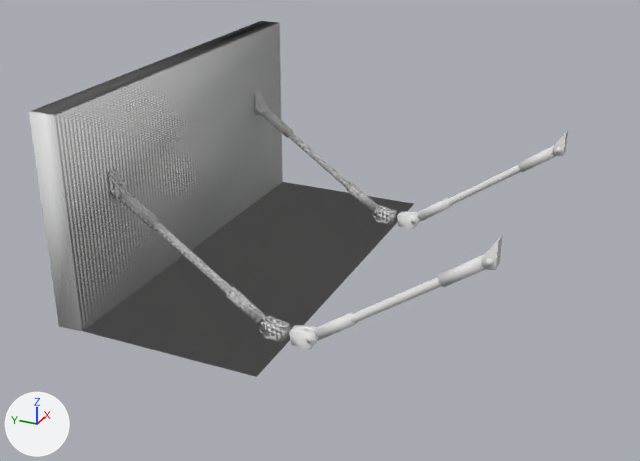
The Blender file models/editor/under_half_pan/under_half_pan.blend: old version first, new version second.
Both versions are drawn from a 50 mm lens placed at (-235.4, -95.3, 67.3), pointed at (-9.8, 6.2, -45.6). Lighting does not change. The marker at lower left points along +X, +Y and +Z. The same objects are shown in both versions, whatever each file hides. Materials are left out; every surface is plain grey.

The older version as bpy lines, for what is in view:
```python
ob_bee2_half_panel_50s_ref = bpy.data.objects.new('bee2_half_panel_50s_ref', me_bee2_half_panel_50s_ref_002)
ob_bee2_half_panel_50s_ref.location = (0.0, 0.0, 0.0)
ob_bee2_half_panel_50s_ref.rotation_euler = (0.0, 0.0, 3.142)  # degrees (0, 0, 180)
ob_bee2_half_panel_70s_ref = bpy.data.objects.new('bee2_half_panel_70s_ref', me_bee2_half_panel_50s_ref_003)
ob_bee2_half_panel_70s_ref.location = (0.0, 0.0, 0.0)
ob_bee2_half_panel_70s_ref.rotation_euler = (0.0, 0.0, 3.142)  # degrees (0, 0, 180)
ob_bee2_half_panel_80s_ref = bpy.data.objects.new('bee2_half_panel_80s_ref', me_bee2_half_panel_80s_ref)
ob_bee2_half_panel_80s_ref.location = (0.0, 0.0, 0.0)
ob_bee2_half_panel_80s_ref.rotation_euler = (0.0, 0.0, 3.142)  # degrees (0, 0, 180)
ob_fling_support_01 = bpy.data.objects.new('fling_support_01', me_fling_support_01_reference)
ob_fling_support_01.location = (0.0, 0.0, 0.0)
ob_fling_support_01.rotation_euler = (0.96, 0.0, 3.142)  # degrees (55, 0, 180)
```
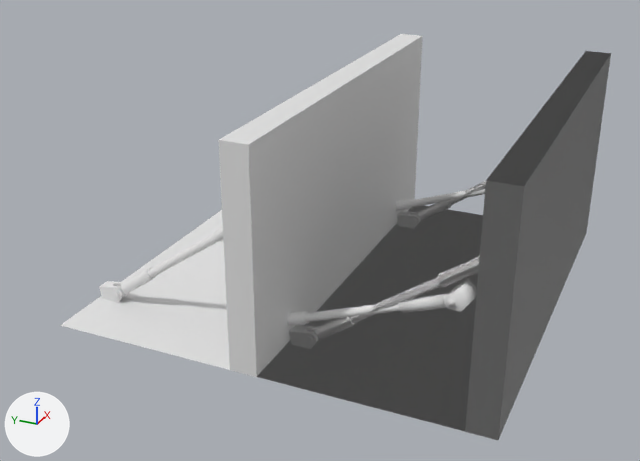
Patch to the scene script:
```diff
--- a/models/editor/under_half_pan/under_half_pan.blend.py
+++ b/models/editor/under_half_pan/under_half_pan.blend.py
@@ me_bee2_half_panel_80s_ref @@
 # used by ob_bee2_half_panel_80s_ref; location = (0.0, 0.0, 0.0); rotation_euler = (0.0, 0.0, 3.142), in degrees (0, 0, 180)
-me_bee2_half_panel_80s_ref.from_pydata(...)  # 572 vertices, 792 faces; spans x -64.0..64.5, y -64.0..0.0, z -64.0..0.0
+me_bee2_half_panel_80s_ref.from_pydata(...)  # 574 vertices, 792 faces; spans x -64.0..64.0, y 0.0..64.0, z -64.0..0.0
+# me_bee2_half_panel_80s_ref part 1: the loose piece of 55 vertices spanning x -46.0..-42.0, y -8.9..-0.7, z -64.0..-58.9 is moved by (0.0, 64.0, 0.0)
+# me_bee2_half_panel_80s_ref part 2: the loose piece of 42 vertices spanning x -45.7..-42.3, y -19.8..-5.3, z -62.5..-51.1 is moved by (0.0, 64.0, 0.0)
+# me_bee2_half_panel_80s_ref part 3: the loose piece of 42 vertices spanning x -45.7..-42.3, y -56.0..-41.4, z -37.3..-25.9 is moved by (0.0, 64.0, 0.0)
+# me_bee2_half_panel_80s_ref part 4: the loose piece of 24 vertices spanning x -45.2..-42.8, y -43.2..-18.1, z -53.5..-35.0 is moved by (0.0, 64.0, 0.0)
+# me_bee2_half_panel_80s_ref part 5: the loose piece of 4 vertices spanning x -64.0..64.0, y -56.0..0.0, z -63.9 is moved by (0.0, 64.0, 0.0)
+# me_bee2_half_panel_80s_ref part 6: the loose piece of 8 vertices spanning x -64.0..64.5, y -64.0..-56.0, z -64.0..0.0 is deleted
+# me_bee2_half_panel_80s_ref part 7: 10 vertices added at x -64.0..64.0, y 0.0..8.0, z -64.0..0.0
@@ ob_fling_support_01 @@
 ob_fling_support_01.location = (0.0, 0.0, 0.0)
-ob_fling_support_01.rotation_euler = (0.96, 0.0, 3.142)  # degrees (55, 0, 180)
@@ ob_bee2_half_panel_70s_ref @@
-ob_bee2_half_panel_70s_ref = bpy.data.objects.new('bee2_half_panel_70s_ref', me_bee2_half_panel_50s_ref_003)
+ob_bee2_half_panel_70s_ref = bpy.data.objects.new('bee2_half_panel_70s_ref', me_bee2_half_panel_50s_ref_002)
 ob_bee2_half_panel_70s_ref.location = (0.0, 0.0, 0.0)
-ob_bee2_half_panel_70s_ref.rotation_euler = (0.0, 0.0, 3.142)  # degrees (0, 0, 180)
+_m = ob_bee2_half_panel_70s_ref.modifiers.new('EdgeSplit', 'EDGE_SPLIT')
+_m.split_angle = 0.606
@@ ob_bee2_half_panel_50s_ref @@
-ob_bee2_half_panel_50s_ref = bpy.data.objects.new('bee2_half_panel_50s_ref', me_bee2_half_panel_50s_ref_002)
+ob_bee2_half_panel_50s_ref = bpy.data.objects.new('bee2_half_panel_50s_ref', me_bee2_half_panel_50s_ref_003)
 ob_bee2_half_panel_50s_ref.location = (0.0, 0.0, 0.0)
-ob_bee2_half_panel_50s_ref.rotation_euler = (0.0, 0.0, 3.142)  # degrees (0, 0, 180)
+_m = ob_bee2_half_panel_50s_ref.modifiers.new('EdgeSplit', 'EDGE_SPLIT')
+_m.split_angle = 0.646
@@ ob_bee2_half_panel_80s_ref @@
 ob_bee2_half_panel_80s_ref.location = (0.0, 0.0, 0.0)
-ob_bee2_half_panel_80s_ref.rotation_euler = (0.0, 0.0, 3.142)  # degrees (0, 0, 180)
+_m = ob_bee2_half_panel_80s_ref.modifiers.new('EdgeSplit', 'EDGE_SPLIT')
+_m.split_angle = 0.606
```

Pixel boxes [x1, y1, x2, y2] of what changed, in the pictures (640 x 461 px; the box of a moved part takes in the faces that stretch with it):
'bee2_half_panel_50s_ref', reshaped, modifiers changed, turned
    before: [56, 23, 283, 182]
    after: [257, 51, 611, 440]
'bee2_half_panel_80s_ref', reshaped, modifiers changed, turned
    before: [29, 21, 278, 332]
    after: [60, 34, 422, 377]
'bee2_half_panel_70s_ref', reshaped, modifiers changed, turned (not visible afterwards)
    before: [31, 21, 414, 377]
'fling_support_01', turned
    before: [289, 131, 568, 349]
    after: [287, 189, 485, 326]
part 1 of me_bee2_half_panel_80s_ref, moved or reshaped (not visible before)
    after: [99, 281, 128, 302]
part 2 of me_bee2_half_panel_80s_ref, moved or reshaped (not visible before)
    after: [118, 268, 156, 295]
part 3 of me_bee2_half_panel_80s_ref, moved or reshaped (not visible before)
    after: [214, 227, 223, 242]
part 4 of me_bee2_half_panel_80s_ref, moved or reshaped (not visible before)
    after: [148, 234, 218, 277]
part 5 of me_bee2_half_panel_80s_ref, moved or reshaped (not visible before)
    after: [60, 210, 230, 370]
part 6 of me_bee2_half_panel_80s_ref, deleted
    before: [29, 21, 278, 332]
part 7 of me_bee2_half_panel_80s_ref, added
    after: [218, 34, 422, 377]
